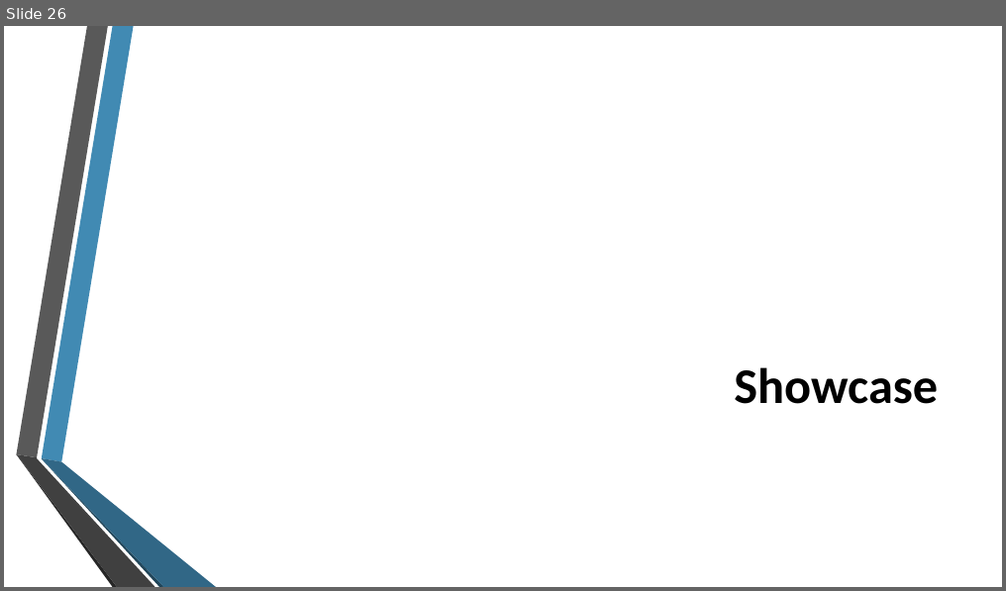
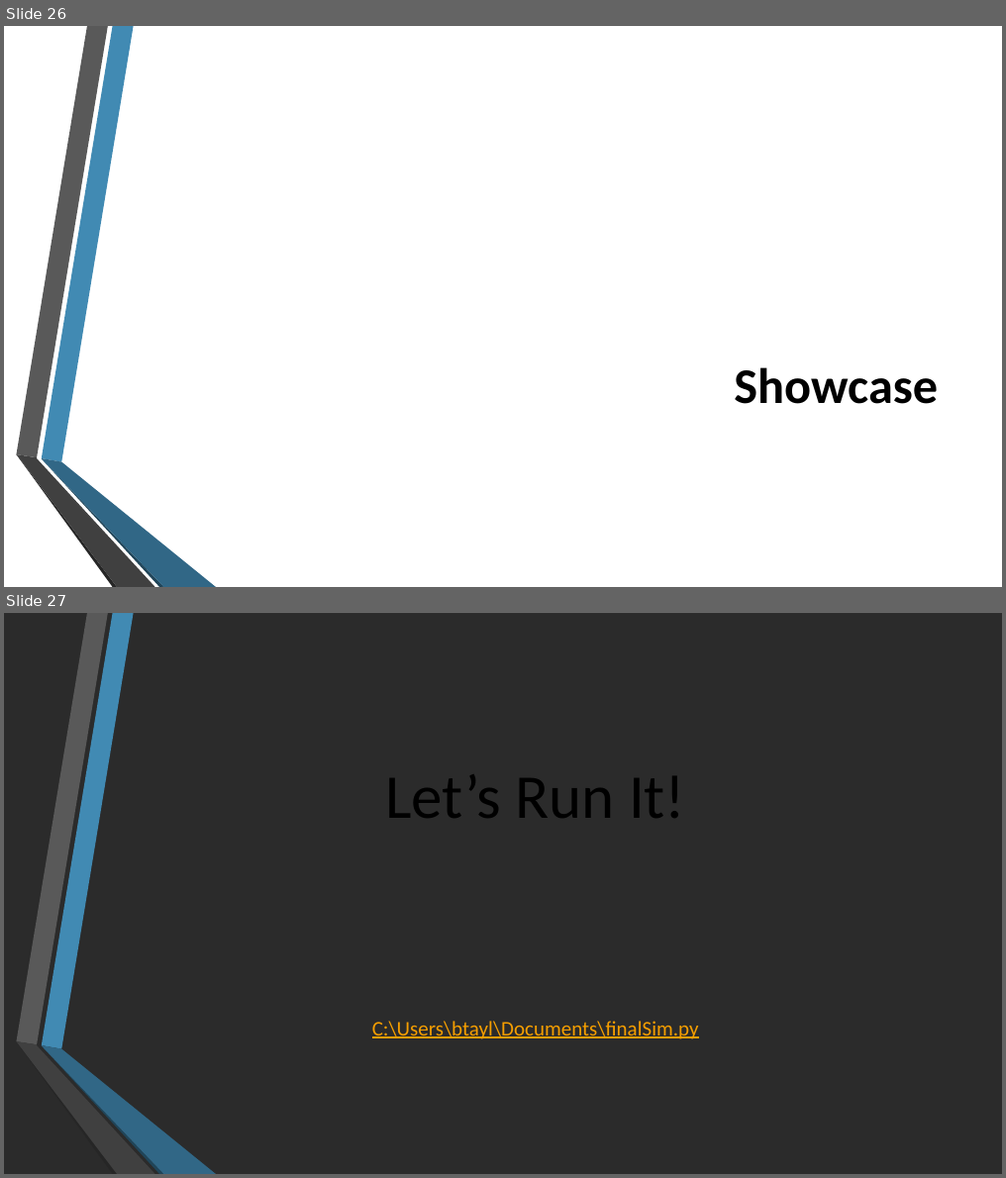
Before and after one commit to blimpich/election_simulator, a slide deck: Final Presentation 2.pptx. Shown one above the other, each under a label of ours: slide 26 before the commit, slides 26 and 27 after it. The pictures are 1006x591 and 1006x1178 pixels, drawn with LibreOffice and Linux fonts; fonts in the diff are those of the drawing; background and template pictures are left out; a plain dark background stands for a picture behind light text. Boxes give left, top, right and bottom in pixels: in the first picture for what was removed or moved away, otherwise in the second. Text is boxed around its words. In the diff, an @@ line names an element or a change of style, - is before the commit and + after.

```diff
--- a/Final Presentation 2.pptx
+++ b/Final Presentation 2.pptx
@@ slide 27 added at (4, 613, 1002, 1174), background picture (left out); not listed: 6 template elements that a slide beside it also shows @@
@@ title added at (385, 774, 685, 818), 60 pt, text #000000 @@
+Let’s Run It!
@@ text added at (372, 1021, 699, 1040), 20 pt, text #F59E00, underline @@
+C:\Users\btayl\Documents\finalSim.py
```
Also in this commit, not shown: 2 slides changed, 1 slide removed.
